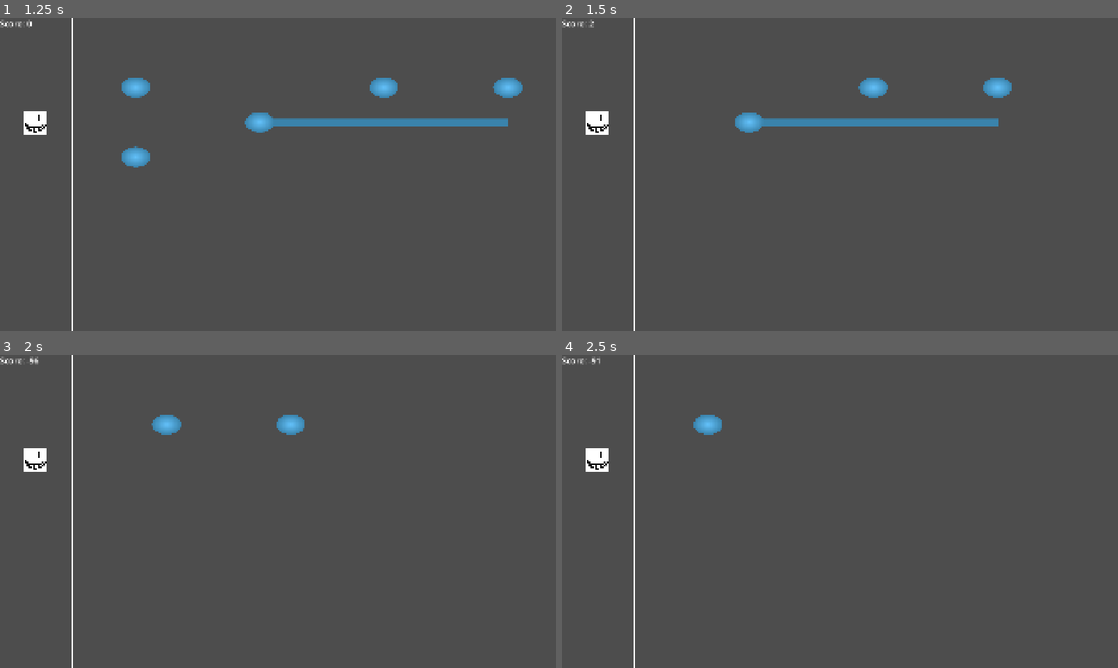
Above: before the commit, frames 1-4 (two rows, left to right).
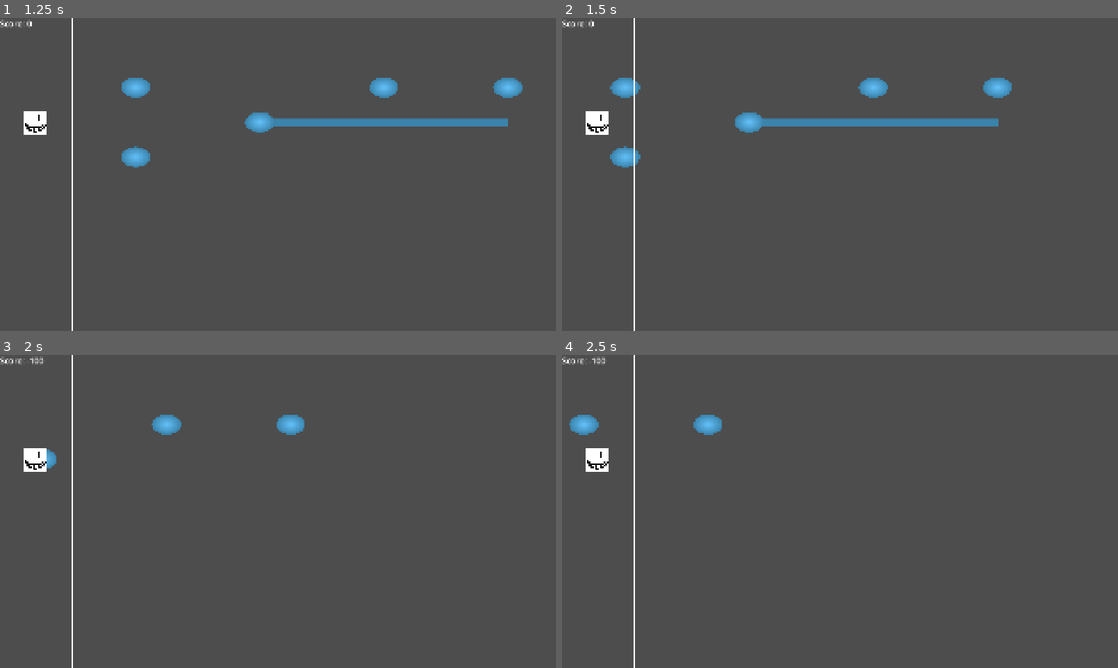
Above: after the commit, the same moments.

Repository: Mangod4435/project-dasher
Game: Godot game, scene res://Scenes/MainGame.tscn
The game is run twice, just before and just after one commit, with the same random seed, the same clock (stepped at 60 frames per second) and the same inputs.
Inputs:
- Up to frame 1 (1.25 s): tap Enter at 0.5 s
- Up to frame 2 (1.5 s): no input
- Up to frame 3 (2 s): no input
- Up to frame 4 (2.5 s): no input

Frame 1 is identical in both runs. In frame 2, 0.5% of the frame differs, in the area x 4-15%, y 1-48%; in frame 3, 0.1%; in frame 4, 0.3%.

Commit message:
refactor: simplify mostly judgement logic

Diff:
--- a/Scripts/Note.gd
+++ b/Scripts/Note.gd
@@ -19,19 +19,18 @@
 	position.x -= SPEED
 
 func _on_note_touch():
-		if inp_event is InputEventKey and inp_event.keycode != KEY_ESCAPE:
-			if !inp_event.is_echo() and get_meta("Type") == "Tap":
-				var offset = abs(global_position.x - BaseLine_x_pos)
-				var score = abs(100 - offset)
-				queue_free()
-				ScoreManager.currentScore += score
-			elif inp_event.is_released() and get_meta("Type") == "Tail":
-				var offset = global_position.x - BaseLine_x_pos * 2
-				if offset > -200 * scale.x:
-					queue_free()
-					ScoreManager.currentScore -= 100
-			elif (inp_event.is_pressed() or inp_event.is_released()) and get_meta("Type") == "End":
-				ScoreManager.currentScore += 100
+	if inp_event is InputEventKey:
+		var _pressed: bool = inp_event.is_pressed() and inp_event.keycode != KEY_ESCAPE
+		if !inp_event.is_echo() and get_meta("Type") == "Tap" and _pressed:
+			var offset = abs(global_position.x - BaseLine_x_pos)
+			var score = abs(100 - offset)
+			ScoreManager.currentScore += score
+			queue_free()
+		elif (_pressed or inp_event.is_released()) and get_meta("Type") == "End":
+			ScoreManager.currentScore += 100
+		elif inp_event.is_released() and get_meta("Type") == "Tail":
+			ScoreManager.currentScore -= 100
+			queue_free()
 
 func _on_area_enter(area: Area2D):
 	if area.is_in_group("BaseLine"):
